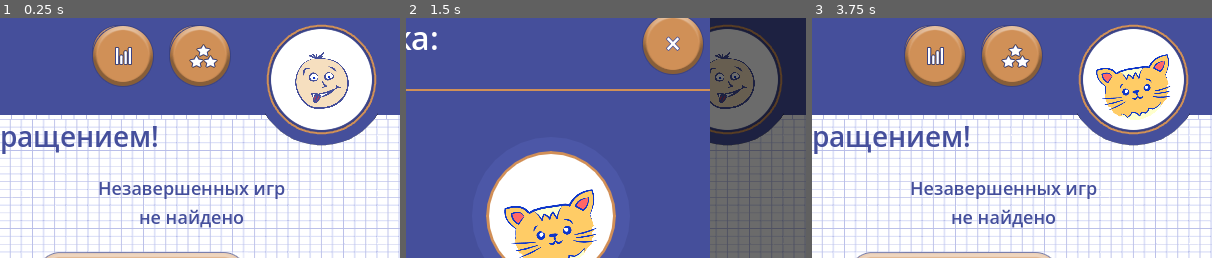
Above: before the commit, frames 1-3 (left to right).
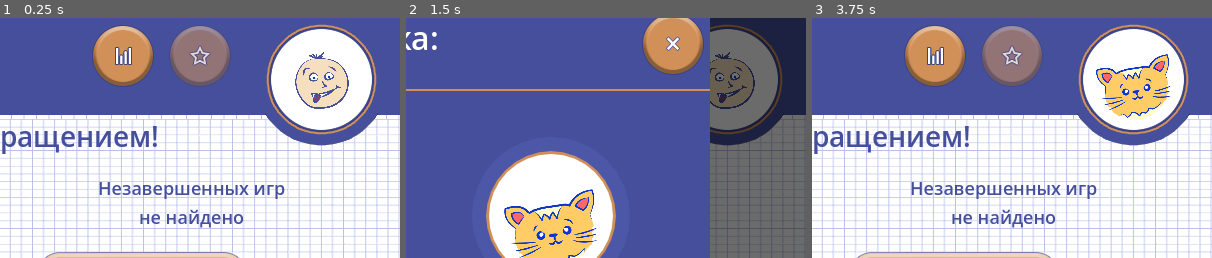
Above: after the commit, the same moments.

Repository: trinarr/hangman20_godot
Game: Godot game, scene res://scenes/Main.tscn
Two runs of this game, one before a commit and one after it. Both use one fixed random seed, a clock stepped at 60 frames per second and the inputs below.
Inputs (mouse positions are % of the whole screen's width and height, from its top left):
- Up to frame 1 (0.25 s): no input
- Up to frame 2 (1.5 s): click (90, 17) at 0.5 s; click (50, 50) at 1.25 s
- Up to frame 3 (3.75 s): click (32, 50) at 2.02 s; click (90, 17) at 2.75 s; click (68, 50) at 3.52 s
The pictures show only the part of the screen within x 50-100%, y 4-54%; the shares and areas given below are measured in that part.

The runs differ from the first frame. In frame 1, 3.1% of the frame differs, in the area x 23-58%, y 3-29%; in frame 2, nothing differs; in frame 3, 3.1%.

Commit message:
Полноэкранное затемнение

Diff:
--- a/scripts/main.gd
+++ b/scripts/main.gd
@@ -21,6 +21,8 @@
 const ROUND_BUTTON_PRESSED: Texture2D = preload("res://flash_assets/user_round_button_38.png")
 const ROUND_BUTTON_RECORDS_ICON: Texture2D = preload("res://flash_assets/_____________________png.png")
 const ROUND_BUTTON_ACHIEVEMENTS_ICON: Texture2D = preload("res://flash_assets/_____________png.png")
+const ROUND_BUTTON_CROWN_ICON: Texture2D = preload("res://flash_assets/records_crown_icon.png")
+const MAIN_MENU_HOLLOW_STAR_ICON: Texture2D = preload("res://flash_assets/main_menu_hollow_star_icon.png")
 const RESULT_SEARCH_ICON: Texture2D = preload("res://flash_assets/result_search_icon_343.png")
 const RESULT_CLOSE_ICON: Texture2D = preload("res://flash_assets/result_close_icon_43.png")
 const CUSTOM_WORD_REFRESH_ICON: Texture2D = preload("res://flash_assets/custom_word_refresh_icon_341.png")
@@ -95,6 +97,7 @@
 	hero_static_symbol = null
 	_remove_character_select_popup()
 	_remove_settings_popup()
+	_remove_records_popup()
 	settings_popup_return_content = null
 	_remove_custom_comment_popup()
 	if art_root != null:
@@ -141,6 +144,27 @@
 	content.add_child(button)
 	button.set("stage_rect", rect)
 	return button
+
+func _add_fullscreen_modal_backdrop(close_callable: Callable, alpha: float = 0.58) -> void:
+	# Popup art is positioned in the original 800x480 Flash stage, but the dimmer
+	# must cover the real viewport, including letterbox/pillarbox space on other
+	# aspect ratios. Native full-rect Controls avoid clipping to stage bounds.
+	var dimmer := ColorRect.new()
+	dimmer.name = "ModalDimmer"
+	dimmer.color = Color(0.0, 0.0, 0.0, alpha)
+	dimmer.mouse_filter = Control.MOUSE_FILTER_IGNORE
+	content.add_child(dimmer)
+	dimmer.set_anchors_and_offsets_preset(Control.PRESET_FULL_RECT)
+
+	var blocker := Button.new()
+	blocker.name = "ModalBackdropButton"
+	blocker.mouse_filter = Control.MOUSE_FILTER_STOP
+	blocker.focus_mode = Control.FOCUS_NONE
+	blocker.flat = true
+	_apply_transparent_button_style(blocker, false)
+	blocker.pressed.connect(close_callable)
+	content.add_child(blocker)
+	blocker.set_anchors_and_offsets_preset(Control.PRESET_FULL_RECT)
 
 func _stage_texture_button(rect: Rect2, callable: Callable, normal_texture: Texture2D, pressed_texture: Texture2D, text: String = "", font_size: int = 20, disabled: bool = false, disabled_texture: Texture2D = null, disabled_overlay_alpha: float = 0.32) -> Control:
 	var button: Control = FLASH_STAGE_TEXTURE_BUTTON_SCRIPT.new() as Control
@@ -280,12 +304,19 @@
 	_stage_texture_button(Rect2(436.0, 251.0, MENU_BUTTON_SIZE.x, MENU_BUTTON_SIZE.y), Callable(self, "_continue_saved_game"), MAIN_BUTTON_NORMAL, MAIN_BUTTON_PRESSED, Database.tr_text(4, "Continue"), 20, !has_saved_game)
 	_stage_texture_button(Rect2(437.0, 313.0, MENU_BUTTON_SIZE.x, MENU_BUTTON_SIZE.y), Callable(self, "show_settings"), MAIN_BUTTON_NORMAL, MAIN_BUTTON_PRESSED, Database.tr_text(5, "Settings"), 20)
 
-	# Head is shifted by x = -50 in MainMenu.xml, so Head.But1/But2
-	# are at 542/619 inside Head but 492/569 on the stage.
+	# Hide the original Flash button instances before drawing the Godot controls;
+	# otherwise their edges peek out from underneath the new round buttons.
+	_stage_panel(Rect2(476.0, 0.0, 178.0, 112.0), Color(0.2706, 0.3098, 0.6078, 1.0))
+
 	_stage_texture_button(Rect2(492.0, 24.0, 62.0, 62.0), Callable(self, "show_records"), ROUND_BUTTON_NORMAL, ROUND_BUTTON_PRESSED)
 	_stage_texture(Rect2(515.0, 46.0, 17.0, 18.0), ROUND_BUTTON_RECORDS_ICON)
-	_stage_texture_button(Rect2(569.0, 24.0, 62.0, 62.0), Callable(self, "show_settings"), ROUND_BUTTON_NORMAL, ROUND_BUTTON_PRESSED)
-	_stage_texture(Rect2(589.0, 43.0, 29.0, 24.0), ROUND_BUTTON_ACHIEVEMENTS_ICON)
+
+	# Achievements are not implemented yet: draw a non-interactive,
+	# semi-transparent button with the original hollow-star icon.
+	var achievements_button := _stage_texture(Rect2(569.0, 24.0, 62.0, 62.0), ROUND_BUTTON_NORMAL)
+	achievements_button.modulate = Color(1.0, 1.0, 1.0, 0.55)
+	var achievements_icon := _stage_texture(Rect2(589.0, 44.0, 22.0, 21.0), MAIN_MENU_HOLLOW_STAR_ICON)
+	achievements_icon.modulate = Color(1.0, 1.0, 1.0, 0.72)
 	_stage_main_menu_character_button()
 
 
@@ -325,8 +356,7 @@
 	popup_layer.add_child(popup_root)
 	content = popup_root
 
-	_stage_panel(Rect2(0.0, 0.0, 800.0, 480.0), Color(0.0, 0.0, 0.0, 0.58))
-	_stage_button(Rect2(0.0, 0.0, 800.0, 480.0), Callable(self, "_remove_character_select_popup"), "")
+	_add_fullscreen_modal_backdrop(Callable(self, "_remove_character_select_popup"))
 
 	var popup_x: float = 56.0
 	var popup_width: float = 648.0
@@ -397,8 +427,7 @@
 	popup_layer.add_child(popup_root)
 	content = popup_root
 
-	_stage_panel(Rect2(0.0, 0.0, 800.0, 480.0), Color(0.0, 0.0, 0.0, 0.58))
-	_stage_button(Rect2(0.0, 0.0, 800.0, 480.0), Callable(self, "_remove_settings_popup"), "")
+	_add_fullscreen_modal_backdrop(Callable(self, "_remove_settings_popup"))
 
 	var popup_x: float = 56.0
 	var popup_width: float = 648.0
@@ -501,8 +530,7 @@
 	popup_layer.add_child(popup_root)
 	content = popup_root
 
-	_stage_panel(Rect2(0.0, 0.0, 800.0, 480.0), Color(0.0, 0.0, 0.0, 0.38))
-	_stage_button(Rect2(0.0, 0.0, 800.0, 480.0), Callable(self, "_remove_about_popup"), "")
+	_add_fullscreen_modal_backdrop(Callable(self, "_remove_about_popup"), 0.38)
 
 	var popup_x: float = 56.0
 	var popup_width: float = 648.0
@@ -663,8 +691,7 @@
 	ui.add_child(popup_root)
 	content = popup_root
 
-	_stage_panel(Rect2(0.0, 0.0, 800.0, 480.0), Color(0.0, 0.0, 0.0, 0.58))
-	_stage_button(Rect2(0.0, 0.0, 800.0, 480.0), Callable(self, "_remove_difficulty_popup"), "")
+	_add_fullscreen_modal_backdrop(Callable(self, "_remove_difficulty_popup"))
 
 	var header := _stage_panel(Rect2(0.0, 0.0, 800.0, 76.0), Color(0.2706, 0.3098, 0.6078, 1.0))
 	header.mouse_filter = Control.MOUSE_FILTER_STOP
@@ -904,8 +931,7 @@
 	popup_layer.add_child(popup_root)
 	content = popup_root
 
-	_stage_panel(Rect2(0.0, 0.0, 800.0, 480.0), Color(0.0, 0.0, 0.0, 0.58))
-	_stage_button(Rect2(0.0, 0.0, 800.0, 480.0), Callable(self, "_save_and_close_custom_comment_popup"), "")
+	_add_fullscreen_modal_backdrop(Callable(self, "_save_and_close_custom_comment_popup"))
 	var header := _stage_panel(Rect2(70.0, 40.0, 660.0, 82.0), Color(0.2706, 0.3098, 0.6078, 1.0))
 	header.mouse_filter = Control.MOUSE_FILTER_STOP
 	var body := _stage_panel(Rect2(70.0, 122.0, 660.0, 236.0), Color(0.2706, 0.3098, 0.6078, 1.0))
@@ -1280,24 +1306,77 @@
 		start_classic_game(max(0, GameSession.theme_id))
 
 func show_records() -> void:
-	_clear("res://symbols/PoiasnOk.tscn")
-	_stage_label(Rect2(80.0, 16.0, 520.0, 48.0), Database.tr_text(19, "Records and statistics"), 28, Color.WHITE)
-	_stage_round_button(Rect2(645.0, 11.0, ROUND_BUTTON_SIZE.x, ROUND_BUTTON_SIZE.y), Callable(self, "show_menu"), "×")
-	_stage_label(Rect2(130.0, 100.0, 540.0, 32.0), Database.tr_text(1, "Classic"), 22, Color.WHITE, HORIZONTAL_ALIGNMENT_LEFT)
-	_stage_label(Rect2(130.0, 135.0, 540.0, 30.0), _hard_record_label() + ": " + str(GameState.records[0][3]), 18, Color.WHITE, HORIZONTAL_ALIGNMENT_LEFT)
-	_stage_label(Rect2(130.0, 165.0, 540.0, 30.0), _easy_record_label() + ": " + str(GameState.records[0][2]), 18, Color.WHITE, HORIZONTAL_ALIGNMENT_LEFT)
-	_stage_label(Rect2(130.0, 215.0, 540.0, 32.0), Database.tr_text(2, "Time Attack"), 22, Color.WHITE, HORIZONTAL_ALIGNMENT_LEFT)
-	_stage_label(Rect2(130.0, 250.0, 540.0, 30.0), Database.tr_text(45, "Victories per game") + ": " + str(GameState.records[2][1]), 18, Color.WHITE, HORIZONTAL_ALIGNMENT_LEFT)
-	_stage_label(Rect2(130.0, 280.0, 540.0, 30.0), Database.tr_text(18, "RECORD:") + " " + Database.tr_text(44, "Score") + ": " + str(GameState.records[2][2]), 18, Color.WHITE, HORIZONTAL_ALIGNMENT_LEFT)
-	_stage_label(Rect2(130.0, 330.0, 540.0, 32.0), Database.tr_text(3, "Two Player"), 22, Color.WHITE, HORIZONTAL_ALIGNMENT_LEFT)
-	_stage_label(Rect2(130.0, 365.0, 540.0, 30.0), Database.tr_text(42, "Victories") + ": " + str(GameState.records[1][0]), 18, Color.WHITE, HORIZONTAL_ALIGNMENT_LEFT)
-	_stage_label(Rect2(130.0, 395.0, 540.0, 30.0), Database.tr_text(43, "Defeats") + ": " + str(GameState.records[1][1]), 18, Color.WHITE, HORIZONTAL_ALIGNMENT_LEFT)
-
-func _easy_record_label() -> String:
-	return Database.tr_text(20, "Easy words in a row")
-
-func _hard_record_label() -> String:
-	return Database.tr_text(21, "Hard words in a row")
+	_remove_records_popup()
+
+	var previous_content: Control = content
+	var popup_layer := CanvasLayer.new()
+	popup_layer.name = "RecordsPopupCanvas"
+	popup_layer.layer = 100
+	popup_layer.add_to_group("records_popup")
+	add_child(popup_layer)
+
+	var popup_root := Control.new()
+	popup_root.name = "RecordsPopupLayer"
+	popup_root.set_anchors_preset(Control.PRESET_FULL_RECT)
+	popup_root.mouse_filter = Control.MOUSE_FILTER_STOP
+	popup_layer.add_child(popup_root)
+	content = popup_root
+
+	_add_fullscreen_modal_backdrop(Callable(self, "_remove_records_popup"))
+
+	var popup_x: float = 56.0
+	var popup_width: float = 648.0
+	var header := _stage_panel(Rect2(popup_x, 0.0, popup_width, 88.0), Color(0.2706, 0.3098, 0.6078, 1.0))
+	header.mouse_filter = Control.MOUSE_FILTER_STOP
+	var body := _stage_panel(Rect2(popup_x, 88.0, popup_width, 282.0), Color(0.2706, 0.3098, 0.6078, 1.0))
+	body.mouse_filter = Control.MOUSE_FILTER_STOP
+	var top_separator := _stage_panel(Rect2(popup_x, 88.0, popup_width, 2.0), Color(0.8157, 0.5647, 0.3412, 1.0))
+	top_separator.mouse_filter = Control.MOUSE_FILTER_STOP
+
+	var left_separator := _stage_panel(Rect2(popup_x + 174.0, 126.0, 2.0, 220.0), Color(0.3157, 0.3765, 0.6902, 0.95))
+	left_separator.mouse_filter = Control.MOUSE_FILTER_STOP
+	var right_separator := _stage_panel(Rect2(popup_x + 392.0, 126.0, 2.0, 220.0), Color(0.3157, 0.3765, 0.6902, 0.95))
+	right_separator.mouse_filter = Control.MOUSE_FILTER_STOP
+	var first_row_separator := _stage_panel(Rect2(popup_x + 28.0, 216.0, popup_width - 56.0, 2.0), Color(0.3157, 0.3765, 0.6902, 0.95))
+	first_row_separator.mouse_filter = Control.MOUSE_FILTER_STOP
+	var second_row_separator := _stage_panel(Rect2(popup_x + 28.0, 300.0, popup_width - 56.0, 2.0), Color(0.3157, 0.3765, 0.6902, 0.95))
+	second_row_separator.mouse_filter = Control.MOUSE_FILTER_STOP
+
+	var title_label := _stage_label(Rect2(popup_x + 21.0, 12.0, 430.0, 50.0), tr("RECORDS_TITLE"), 32, Color.WHITE, HORIZONTAL_ALIGNMENT_LEFT)
+	title_label.vertical_alignment = VERTICAL_ALIGNMENT_CENTER
+	title_label.clip_text = false
+
+	var crown_button := _stage_texture(Rect2(popup_x + popup_width - 146.0, 12.0, ROUND_BUTTON_SIZE.x, ROUND_BUTTON_SIZE.y), ROUND_BUTTON_NORMAL)
+	crown_button.modulate = Color(1.0, 1.0, 1.0, 0.55)
+	_stage_texture(Rect2(popup_x + popup_width - 127.0, 33.0, 24.0, 20.0), ROUND_BUTTON_CROWN_ICON)
+	_stage_round_button(Rect2(popup_x + popup_width - 68.0, 12.0, ROUND_BUTTON_SIZE.x, ROUND_BUTTON_SIZE.y), Callable(self, "_remove_records_popup"), "×")
+
+	_stage_record_row(132.0, tr("MENU_CLASSIC"), tr("RECORD_EASY_STREAK"), GameState.records[0][2], tr("RECORD_HARD_STREAK"), GameState.records[0][3], popup_x)
+	_stage_record_row(218.0, tr("MENU_TIME_ATTACK"), tr("SCORE"), GameState.records[2][2], tr("VICTORIES_PER_GAME"), GameState.records[2][1], popup_x)
+	_stage_record_row(302.0, tr("MENU_TWO_PLAYER"), tr("VICTORIES"), GameState.records[1][0], tr("DEFEATS"), GameState.records[1][1], popup_x)
+
+	content = previous_content
+
+func _stage_record_row(row_y: float, mode_text: String, left_text: String, left_value: int, right_text: String, right_value: int, popup_x: float) -> void:
+	var mode_label := _stage_label(Rect2(popup_x + 28.0, row_y + 13.0, 132.0, 36.0), mode_text.to_upper(), 18, Color.WHITE, HORIZONTAL_ALIGNMENT_LEFT)
+	mode_label.clip_text = false
+
+	var left_label := _stage_label(Rect2(popup_x + 188.0, row_y + 2.0, 194.0, 28.0), left_text, 17, Color.WHITE, HORIZONTAL_ALIGNMENT_LEFT)
+	left_label.clip_text = false
+	var left_value_label := _stage_label(Rect2(popup_x + 188.0, row_y + 31.0, 194.0, 28.0), str(left_value), 19, Color(0.82, 0.56, 0.34, 1.0), HORIZONTAL_ALIGNMENT_LEFT)
+	left_value_label.clip_text = false
+
+	var right_label := _stage_label(Rect2(popup_x + 406.0, row_y + 2.0, 210.0, 28.0), right_text, 17, Color.WHITE, HORIZONTAL_ALIGNMENT_LEFT)
+	right_label.clip_text = false
+	var right_value_label := _stage_label(Rect2(popup_x + 406.0, row_y + 31.0, 210.0, 28.0), str(right_value), 19, Color(0.82, 0.56, 0.34, 1.0), HORIZONTAL_ALIGNMENT_LEFT)
+	right_value_label.clip_text = false
+
+func _remove_records_popup() -> void:
+	var popup_nodes: Array = get_tree().get_nodes_in_group("records_popup")
+	for node: Node in popup_nodes:
+		if is_instance_valid(node) and node.get_parent() != null:
+			node.get_parent().remove_child(node)
+			node.queue_free()
 
 func _on_timer_tick() -> void:
 	if GameState.current_mode != 1 or game_finished:
@@ -1345,8 +1424,7 @@
 	# TemnMov: dim stage behind the modal. A full-screen invisible button above
 	# the dimmer reproduces PoiasnOk.ExtMouseClick() and closes the dialog when
 	# the user clicks outside the blue popup window.
-	_stage_panel(Rect2(0.0, 0.0, 800.0, 480.0), Color(0.0, 0.0, 0.0, 0.58))
-	_stage_button(Rect2(0.0, 0.0, 800.0, 480.0), Callable(self, "_remove_word_comment_popup"), "")
+	_add_fullscreen_modal_backdrop(Callable(self, "_remove_word_comment_popup"))
 
 	var popup_x: float = 56.0
 	var popup_width: float = 648.0
Binary file added: flash_assets/main_menu_hollow_star_icon.png
Not shown, added: flash_assets/main_menu_hollow_star_icon.png.import
Binary file added: flash_assets/records_crown_icon.png
Not shown, added: flash_assets/records_crown_icon.png.import
